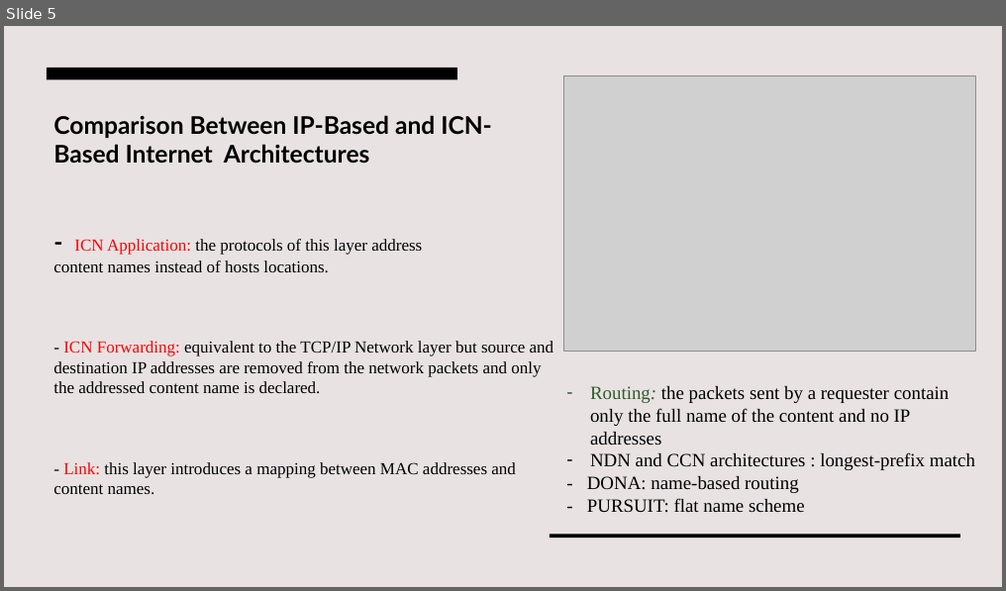
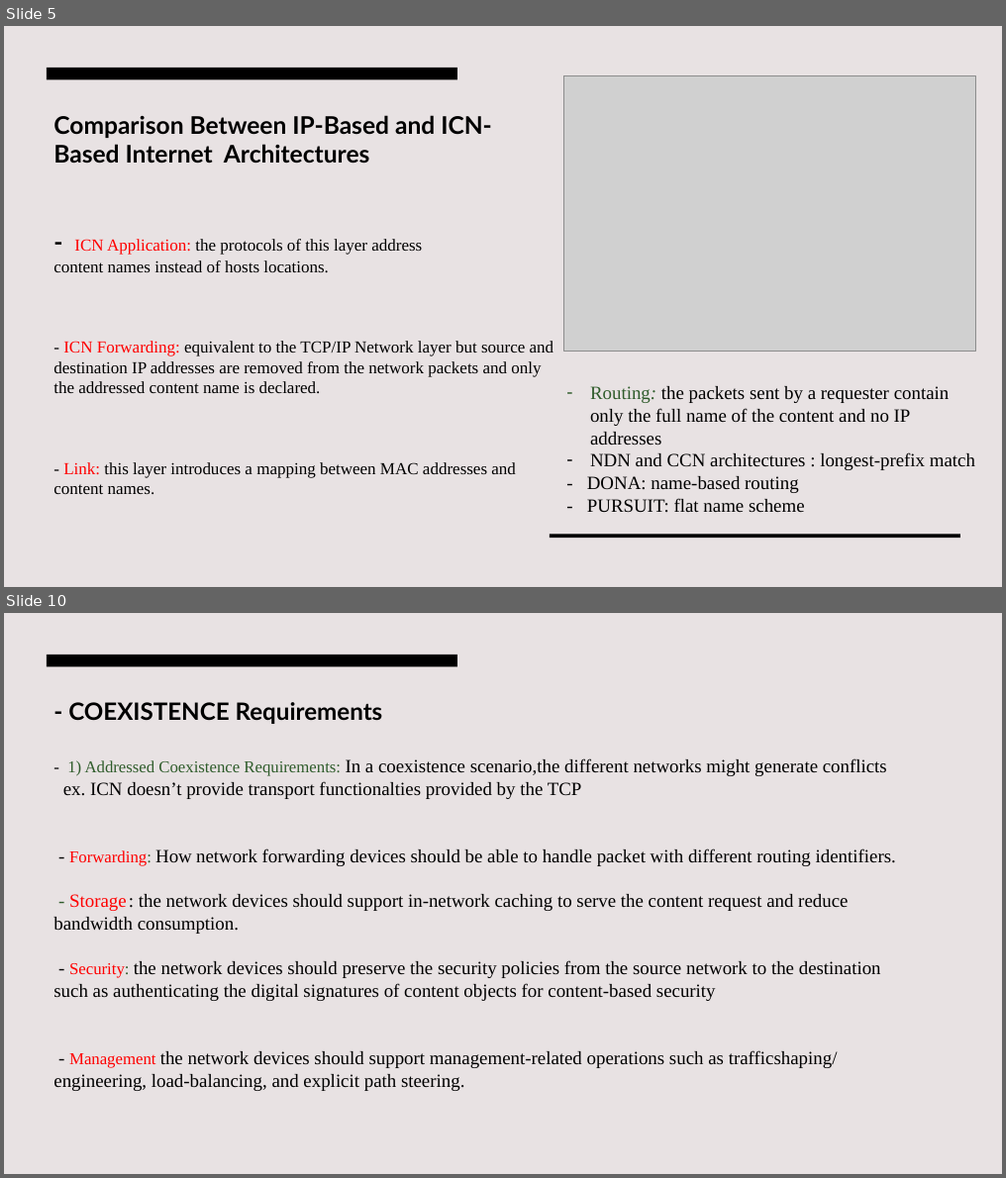
Before and after one commit to NazeerPD/CNS, a slide deck: ICN-IP Coexistence Solutions.pptx. Shown one above the other, each under a label of ours: slide 5 before the commit, slides 5 and 10 after it; the slides between them are not shown. The pictures are 1006x591 and 1006x1178 pixels, drawn with LibreOffice and Linux fonts; fonts in the diff are those of the drawing; grey boxes stand for pictures. Boxes give left, top, right and bottom in pixels: in the first picture for what was removed or moved away, otherwise in the second. Text is boxed around its words. In the diff, an @@ line names an element or a change of style, - is before the commit and + after.

```diff
--- a/ICN-IP Coexistence Solutions.pptx
+++ b/ICN-IP Coexistence Solutions.pptx
@@ slide 10 added at <box>4,613,1002,1174</box>, background #E8E2E3 @@
@@ rectangle added at <box>47,655,457,666</box>, fill #000000 @@
@@ title added at <box>54,702,896,1091</box>, 18 pt, text #000000 @@
+- COEXISTENCE Requirements
+- 1) Addressed Coexistence Requirements: In a coexistence scenario,the different networks might generate conflicts
+ex. ICN doesn’t provide transport functionalties provided by the TCP
+- Forwarding: How network forwarding devices should be able to handle packet with different routing identifiers.
+- Storage : the network devices should support in-network caching to serve the content request and reduce bandwidth consumption.
+- Security: the network devices should preserve the security policies from the source network to the destination
+such as authenticating the digital signatures of content objects for content-based security
+- Management the network devices should support management-related operations such as trafficshaping/ engineering, load-balancing, and explicit path steering.
```
Also in this commit, not shown: 1 slide changed, 5 other slides added, 1 slide removed.
